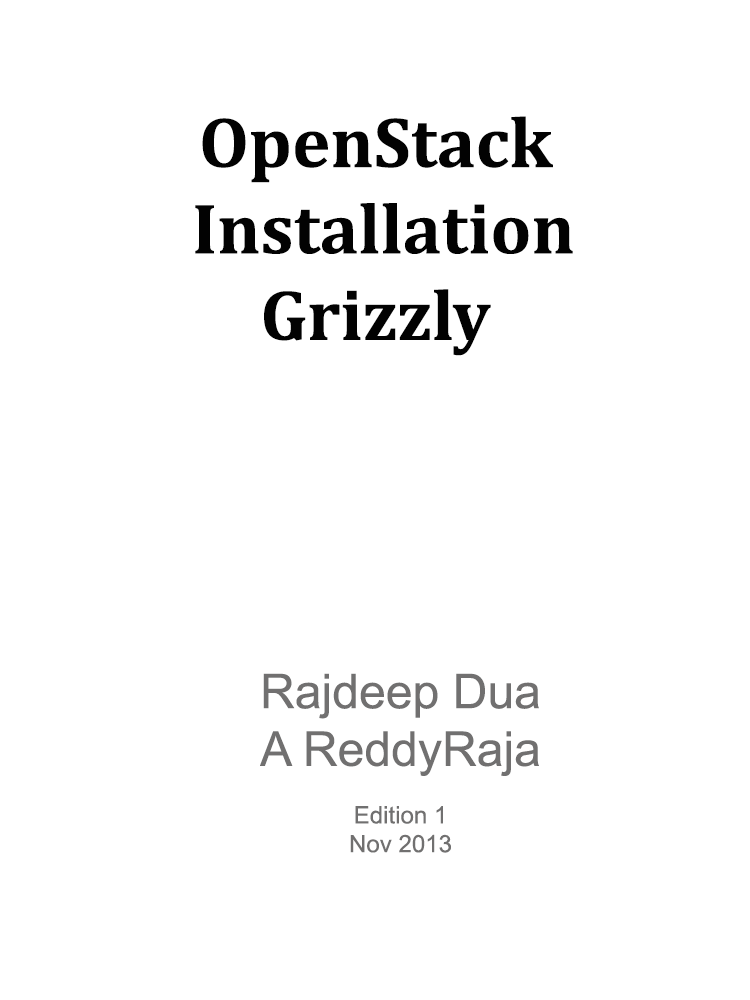
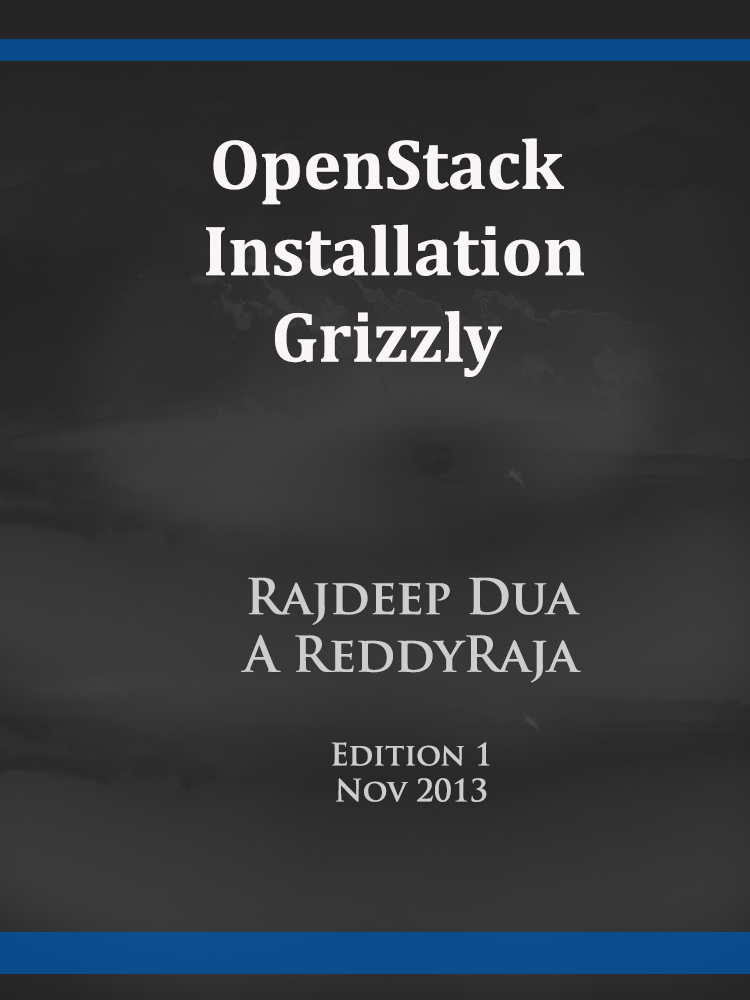
Comparing the layer stacks of the two 750×1000 images. Changes:
painted on "Rajdeep Dua A ReddyRaja Edition 1 Nov 2013" over 240, 577, 581, 853
added layer "Rectangle 2 copy" (78%) above "Rectangle 2" over 0, 932, 750, 974
added layer "Rectangle 2" (78%) above "OpenStack Installation Grizzly" over 0, 39, 750, 61
painted on "OpenStack Installation Grizzly" over 195, 116, 584, 377
"Layer 2": opacity 100% → 47%, painted on it over 0, 39, 750, 1000
removed layer "Layer 1" over 0, 0, 555, 187
removed layer "Background" over 0, 0, 750, 1000
added layer "Rectangle 1" above "Layer 0" over 0, 0, 750, 1000
added layer "Layer 0" over 0, 0, 750, 1000
